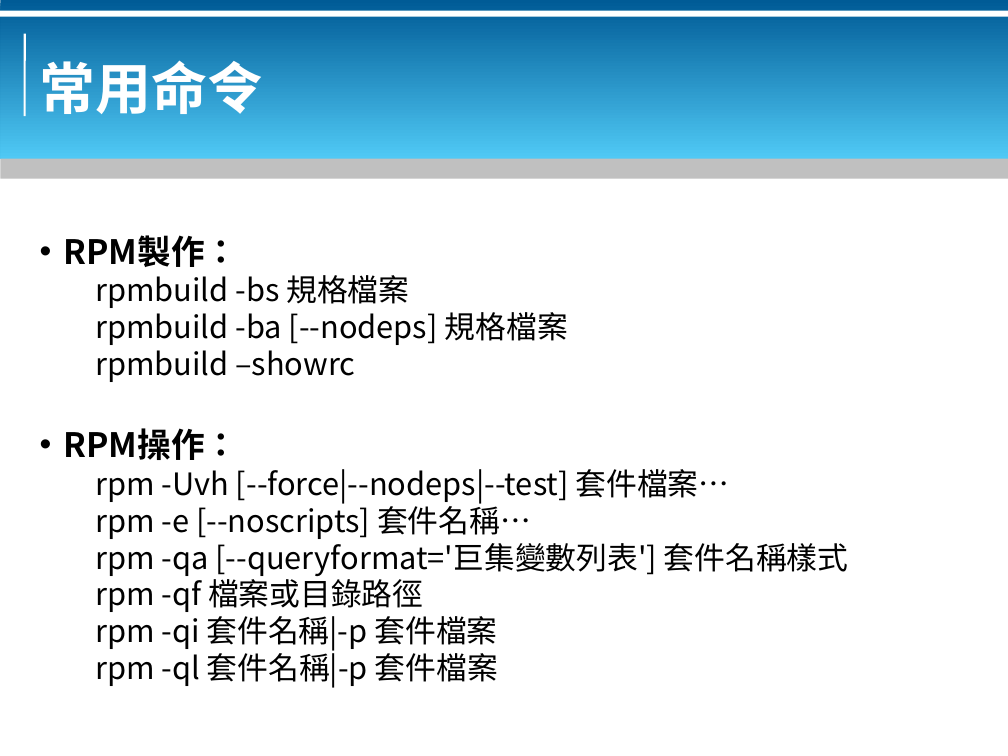
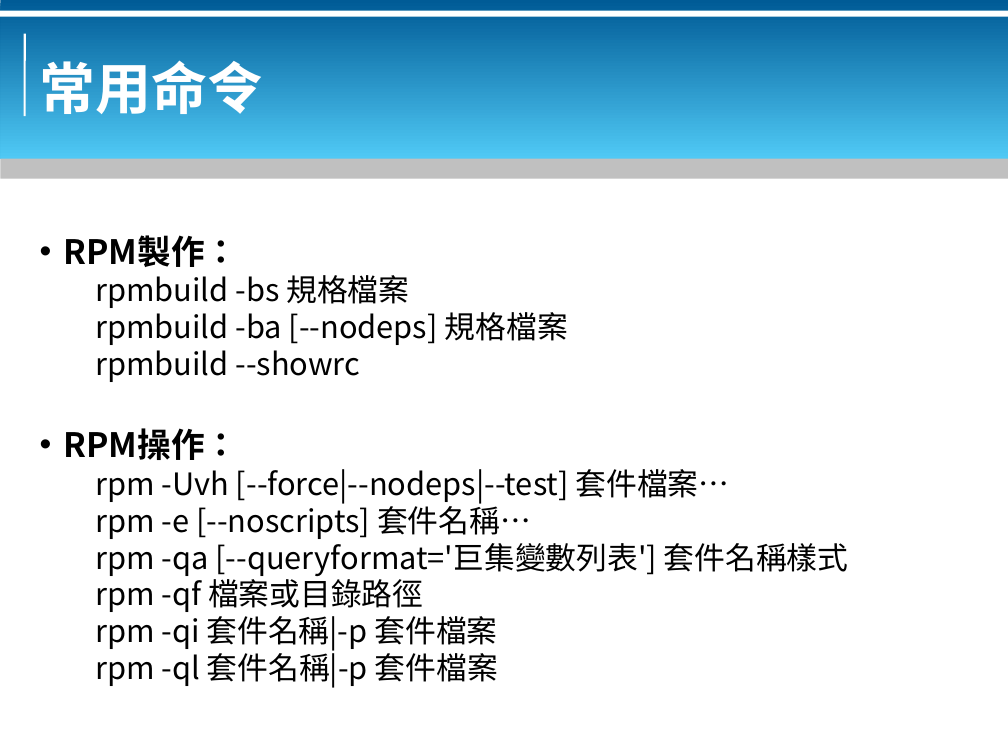
Before and after one commit to bluebat/.presentations, a slide deck: slide 10 of rpm-packaging.odp. Drawn at 1008x756 pixels with LibreOffice and Linux fonts; fonts in the diff are those of the drawing; background and template pictures are left out. Boxes give left, top, right and bottom in pixels: in the first picture for what was removed or moved away, otherwise in the second. Text is boxed around its words. In the diff, an @@ line names an element or a change of style, - is before the commit and + after.

```diff
--- a/rpm-packaging.odp
+++ b/rpm-packaging.odp
@@ text at (x1=95, y1=344, x2=360, y2=382): text changed @@
-rpmbuild –showrc
+rpmbuild --showrc
```
Also in this commit, not shown: 3 other slides changed, 1 other file.
